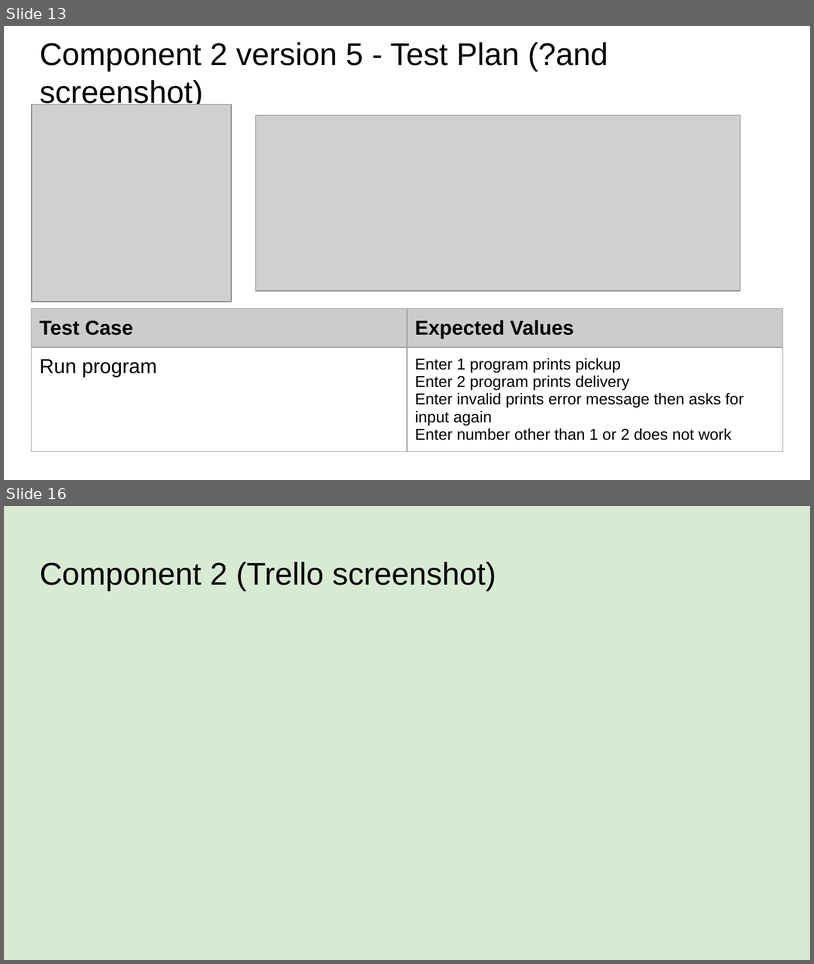
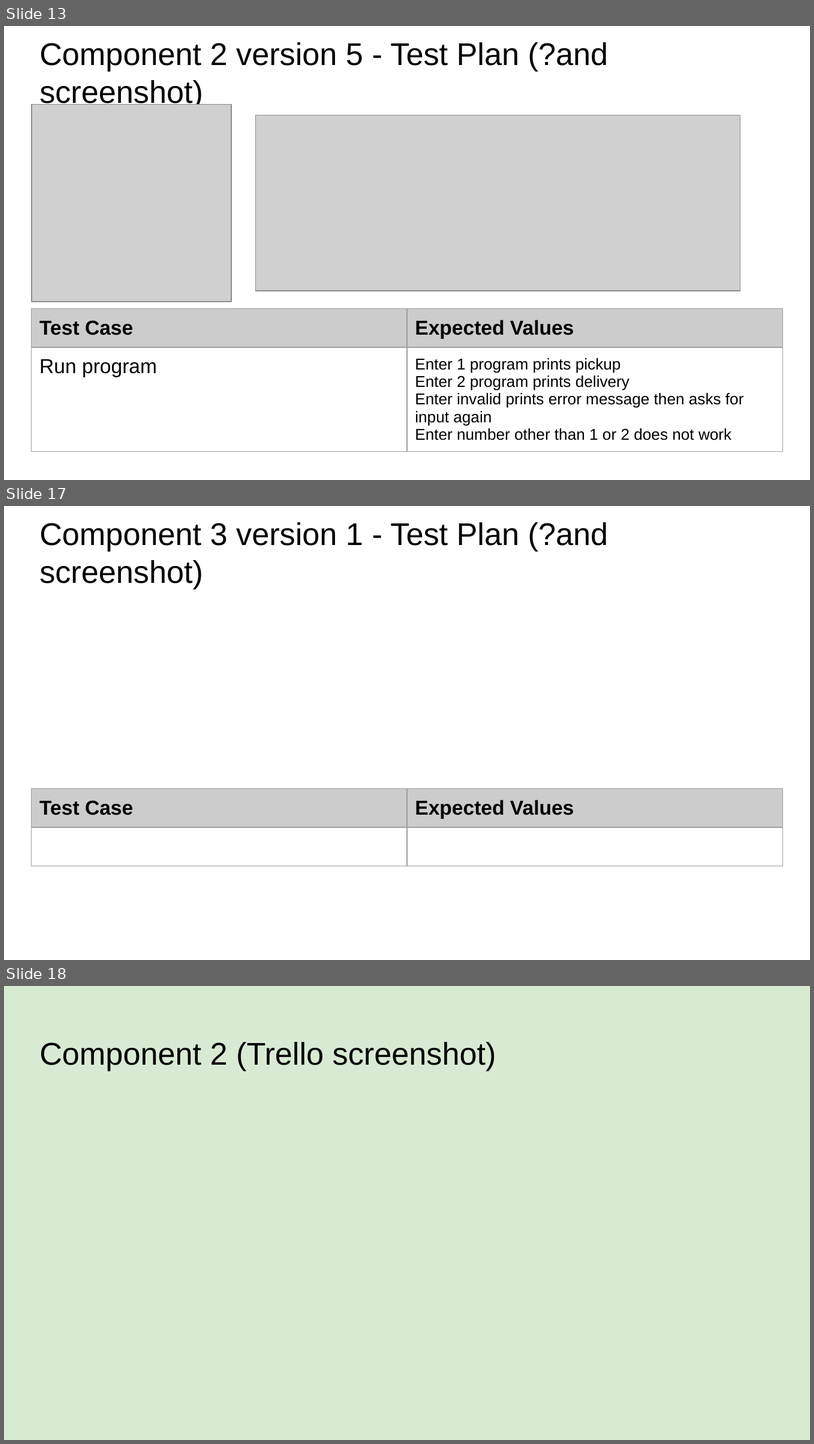
Before and after one commit to Luka-Timtam/Pizza-Bot, a slide deck: 022_91893+_+91897+Documentation.pptx. Shown one above the other, each under a label of ours: slides 13 and 16 before the commit, slides 13, 17 and 18 after it; the slides between them are not shown. The pictures are 814x964 and 814x1444 pixels, drawn with LibreOffice and Linux fonts; fonts in the diff are those of the drawing; grey boxes stand for pictures. Boxes give left, top, right and bottom in pixels: in the first picture for what was removed or moved away, otherwise in the second. Text is boxed around its words. In the diff, an @@ line names an element or a change of style, - is before the commit and + after.

```diff
--- a/022_91893+_+91897+Documentation.pptx
+++ b/022_91893+_+91897+Documentation.pptx
@@ slide 17 added at bbox=[4, 506, 810, 960], background #FFFFFF @@
@@ title added at bbox=[39, 522, 609, 589], 28 pt, text #000000 @@
+Component 3 version 1 - Test Plan (?and screenshot)
@@ table added at bbox=[32, 788, 783, 869], 2 rows, 2 columns @@
+Test Case | Expected Values
+ | 
@@ what was slide 16 is now slide 18 @@
```
Also in this commit, not shown: 2 slides changed, 1 other slide added, 1 other file.
